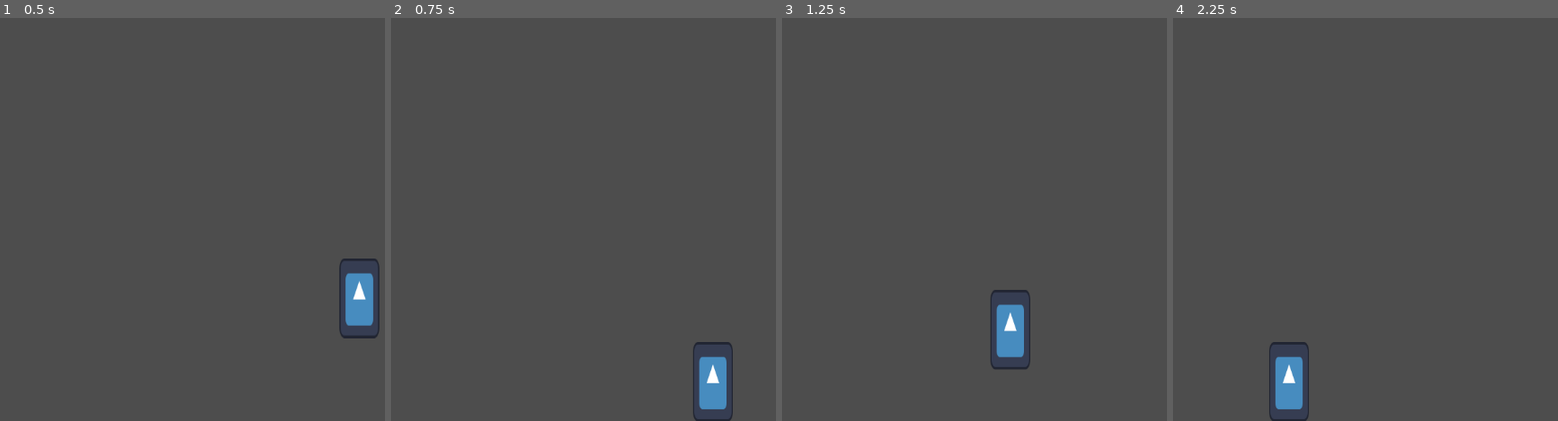
Above: before the commit, frames 1-4 (left to right).
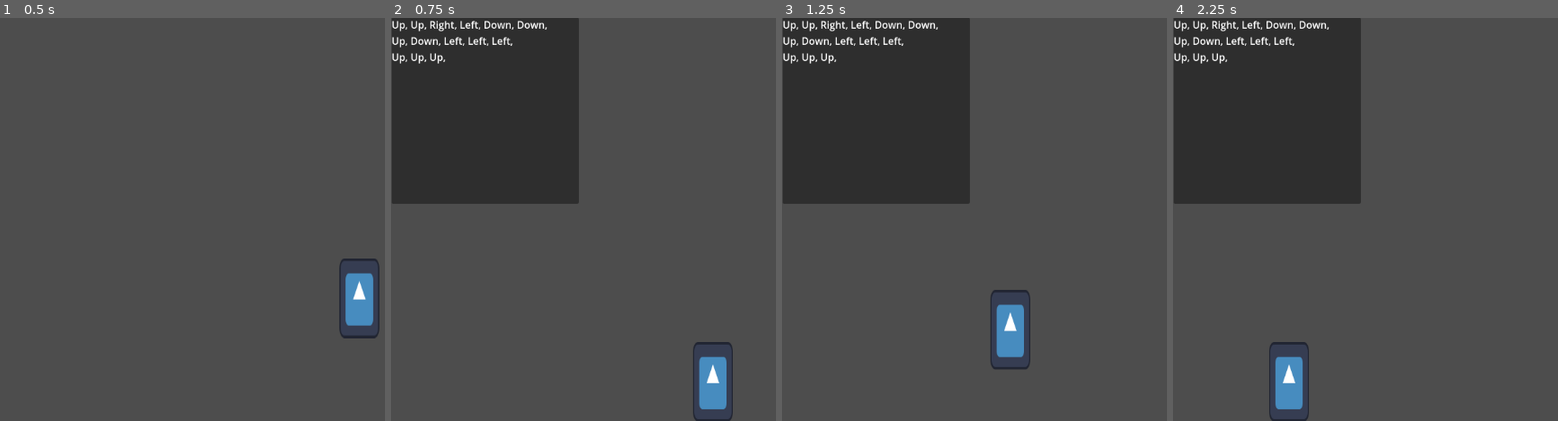
Above: after the commit, the same moments.

Repository: EdmundWohlmuth/Wizard-Game
Game: Godot game, scene res://Scenes/World/test_world.tscn
Same seed, same stepped clock (60 frames per second), same inputs: the game is played once before the commit and once after it. The engine's default icon, where the game draws it, is replaced by a stand-in: a white triangle on a blue panel in a dark square.
Inputs:
- Up to frame 1 (0.5 s): no input
- Up to frame 2 (0.75 s): hold A (Right) from 0.53 s (still down); tap Ctrl (Casting) at 0.6 s
- Up to frame 3 (1.25 s): keep holding A (Right); tap Space (Jump) at 0.77 s
- Up to frame 4 (2.25 s): tap Ctrl (Casting) at 1.35, 2.1 s; tap Space (Jump) at 1.52 s; release A (Right) at 2.03 s; hold D (Left) from 2.03 s (still down)

Frame 1 is identical in both runs. In frame 2, 22% of the frame differs, in the area x 0-49%, y 0-47%; in frame 3, 22%; in frame 4, 22%.

Commit message:
Signal Bus

Diff:
--- a/Scenes/Character/SpellManager.gd
+++ b/Scenes/Character/SpellManager.gd
@@ -10,17 +10,19 @@
 
 # Called when the node enters the scene tree for the first time.
 func _ready():
+  GameManager.spellmanager = self
+
   temp_spell_list.append(["Up", "Up", "Right", "Left", "Down", "Down"])
   temp_spell_list.append(["Up", "Down", "Left", "Left", "Left"])
   temp_spell_list.append(["Up", "Up", "Up"])
 
-
+# read player inputs
 func _input(event):
   # Swich between casting and not casting, as well as clearing the input tracker
   if Input.is_action_just_pressed("Casting"):
-    if is_casting:
-      stop_casting(false)
+    if is_casting: stop_casting(false)
     else: start_casting()
+    SignalBus.emit_signal("open_spellbook")
 
   if event.is_pressed() && is_casting:
     match event.as_text():
@@ -39,6 +41,7 @@
 
     if input_tracker.size() > 0: check_spells()
 
+# check to see if inputs equal a spell and cast them if true
 func check_spells():
   # iterate through all spellbook spells
   for x in temp_spell_list.size() - 1:
@@ -47,6 +50,7 @@
       if i > temp_spell_list[x].size(): return
       elif check_same_spell(temp_spell_list[x], input_tracker):
         print("casting " + str(temp_spell_list[x]))
+        SignalBus.emit_signal("open_spellbook")
         stop_casting(true)
 
 func check_same_spell(array1:Array, array2:Array):
--- a/Scenes/UI/gameplay_ui.tscn
+++ b/Scenes/UI/gameplay_ui.tscn
@@ -1,4 +1,6 @@
-[gd_scene format=3 uid="uid://bqcflhsoyjbcp"]
+[gd_scene load_steps=2 format=3 uid="uid://bqcflhsoyjbcp"]
+
+[ext_resource type="Script" path="res://Scripts/UI/gameplay_ui.gd" id="1_f3l31"]
 
 [node name="GameplayUI" type="Control"]
 layout_mode = 3
@@ -7,20 +9,87 @@
 anchor_bottom = 1.0
 grow_horizontal = 2
 grow_vertical = 2
+script = ExtResource("1_f3l31")
 
 [node name="Panel" type="Panel" parent="."]
 layout_mode = 0
-offset_right = 150.0
+offset_right = 300.0
 offset_bottom = 300.0
 
-[node name="VBoxContainer" type="VBoxContainer" parent="Panel"]
+[node name="SpellContainer" type="VBoxContainer" parent="Panel"]
 layout_mode = 0
 offset_right = 150.0
 offset_bottom = 300.0
+theme_override_constants/separation = 6
 
-[node name="RichTextLabel" type="RichTextLabel" parent="Panel/VBoxContainer"]
-custom_minimum_size = Vector2(50, 20)
+[node name="RichTextLabel" type="RichTextLabel" parent="Panel/SpellContainer"]
+clip_contents = false
+custom_minimum_size = Vector2(300, 20)
 layout_mode = 2
 text = "TEST"
 scroll_active = false
+tab_size = 2
 shortcut_keys_enabled = false
+
+[node name="RichTextLabel2" type="RichTextLabel" parent="Panel/SpellContainer"]
+clip_contents = false
+custom_minimum_size = Vector2(300, 20)
+layout_mode = 2
+text = "TEST"
+scroll_active = false
+tab_size = 2
+shortcut_keys_enabled = false
+
+[node name="RichTextLabel3" type="RichTextLabel" parent="Panel/SpellContainer"]
+clip_contents = false
+custom_minimum_size = Vector2(300, 20)
+layout_mode = 2
+text = "TEST"
+scroll_active = false
+tab_size = 2
+shortcut_keys_enabled = false
+
+[node name="RichTextLabel4" type="RichTextLabel" parent="Panel/SpellContainer"]
+clip_contents = false
+custom_minimum_size = Vector2(300, 20)
+layout_mode = 2
+text = "TEST"
+scroll_active = false
+tab_size = 2
+shortcut_keys_enabled = false
+
+[node name="RichTextLabel5" type="RichTextLabel" parent="Panel/SpellContainer"]
+clip_contents = false
+custom_minimum_size = Vector2(300, 20)
+layout_mode = 2
+text = "TEST"
+scroll_active = false
+tab_size = 2
+shortcut_keys_enabled = false
+
+[node name="RichTextLabel6" type="RichTextLabel" parent="Panel/SpellContainer"]
+clip_contents = false
+custom_minimum_size = Vector2(300, 20)
+layout_mode = 2
+text = "TEST"
+scroll_active = false
+tab_size = 2
+shortcut_keys_enabled = false
+
+[node name="RichTextLabel7" type="RichTextLabel" parent="Panel/SpellContainer"]
+clip_contents = false
+custom_minimum_size = Vector2(300, 20)
+layout_mode = 2
+text = "TEST"
+scroll_active = false
+tab_size = 2
+shortcut_keys_enabled = false
+
+[node name="RichTextLabel8" type="RichTextLabel" parent="Panel/SpellContainer"]
+clip_contents = false
+custom_minimum_size = Vector2(300, 20)
+layout_mode = 2
+text = "TEST"
+scroll_active = false
+tab_size = 2
+shortcut_keys_enabled = false
--- /dev/null
+++ b/Scenes/UI/ui_manager.tscn
@@ -0,0 +1,16 @@
+[gd_scene load_steps=3 format=3 uid="uid://bgi5ygl8cey8h"]
+
+[ext_resource type="Script" path="res://Scripts/UI/ui_manager.gd" id="1_m1lmf"]
+[ext_resource type="PackedScene" uid="uid://bqcflhsoyjbcp" path="res://Scenes/UI/gameplay_ui.tscn" id="2_s3c87"]
+
+[node name="ui_manager" type="Control"]
+layout_mode = 3
+anchors_preset = 15
+anchor_right = 1.0
+anchor_bottom = 1.0
+grow_horizontal = 2
+grow_vertical = 2
+script = ExtResource("1_m1lmf")
+
+[node name="GameplayUI" parent="." instance=ExtResource("2_s3c87")]
+layout_mode = 1
--- a/Scenes/World/test_world.tscn
+++ b/Scenes/World/test_world.tscn
@@ -1,6 +1,7 @@
-[gd_scene load_steps=3 format=3 uid="uid://bpwwjpekisstm"]
+[gd_scene load_steps=4 format=3 uid="uid://bpwwjpekisstm"]
 
 [ext_resource type="PackedScene" uid="uid://jo5lg2y6vq75" path="res://Scenes/Character/character_scene.tscn" id="1_fiuur"]
+[ext_resource type="PackedScene" uid="uid://bgi5ygl8cey8h" path="res://Scenes/UI/ui_manager.tscn" id="2_s0kox"]
 
 [sub_resource type="WorldBoundaryShape2D" id="WorldBoundaryShape2D_exdro"]
 
@@ -13,3 +14,9 @@
 [node name="CollisionShape2D" type="CollisionShape2D" parent="Floor"]
 position = Vector2(0, 322)
 shape = SubResource("WorldBoundaryShape2D_exdro")
+
+[node name="ui_manager" parent="." instance=ExtResource("2_s0kox")]
+offset_left = -575.0
+offset_top = -325.0
+offset_right = -575.0
+offset_bottom = -325.0
--- /dev/null
+++ b/Scripts/GameManager.gd
@@ -0,0 +1,8 @@
+extends Node
+
+var spellmanager
+var ui_manager
+
+# Called when the node enters the scene tree for the first time.
+func _ready():
+  pass # Replace with function body.
--- /dev/null
+++ b/Scripts/SignalBus.gd
@@ -0,0 +1,3 @@
+extends Node
+
+signal open_spellbook
--- /dev/null
+++ b/Scripts/UI/gameplay_ui.gd
@@ -0,0 +1,30 @@
+extends Control
+
+@onready var spell_list_panel = $Panel
+@onready var spell_container = $Panel/SpellContainer
+
+# Called when the node enters the scene tree for the first time.
+func _ready():
+  spell_list_panel.visible = false
+  SignalBus.open_spellbook.connect(toggle_spelllist)
+
+  for i in spell_container.get_child_count():
+    if i <= GameManager.spellmanager.temp_spell_list.size() - 1:
+      spell_container.get_child(i).text = get_spelllist_text(GameManager.spellmanager.temp_spell_list[i])
+    else:
+      spell_container.get_child(i).visible = false
+
+# fills the RichTextLables in the SpellContainer to be the current spell list
+func get_spelllist_text(list) -> String:
+  var text_to_return:String
+  print(str(list.size()))
+
+  for i in list.size():
+    text_to_return += (list[i] + ", ")
+
+  print(text_to_return)
+  return text_to_return
+
+func toggle_spelllist():
+  if spell_list_panel.visible: spell_list_panel.visible = false
+  else: spell_list_panel.visible = true
--- /dev/null
+++ b/Scripts/UI/ui_manager.gd
@@ -0,0 +1,10 @@
+extends Control
+
+@onready var gameplay = $GameplayUI
+
+# Called when the node enters the scene tree for the first time.
+func _ready():
+  GameManager.ui_manager = self
+
+func enable_gameplay():
+  gameplay.visible = true
--- a/project.godot
+++ b/project.godot
@@ -14,6 +14,11 @@
 run/main_scene="res://Scenes/World/test_world.tscn"
 config/features=PackedStringArray("4.2", "Forward Plus")
 config/icon="res://icon.svg"
+
+[autoload]
+
+GameManager="*res://Scripts/GameManager.gd"
+SignalBus="*res://Scripts/SignalBus.gd"
 
 [input]
 
